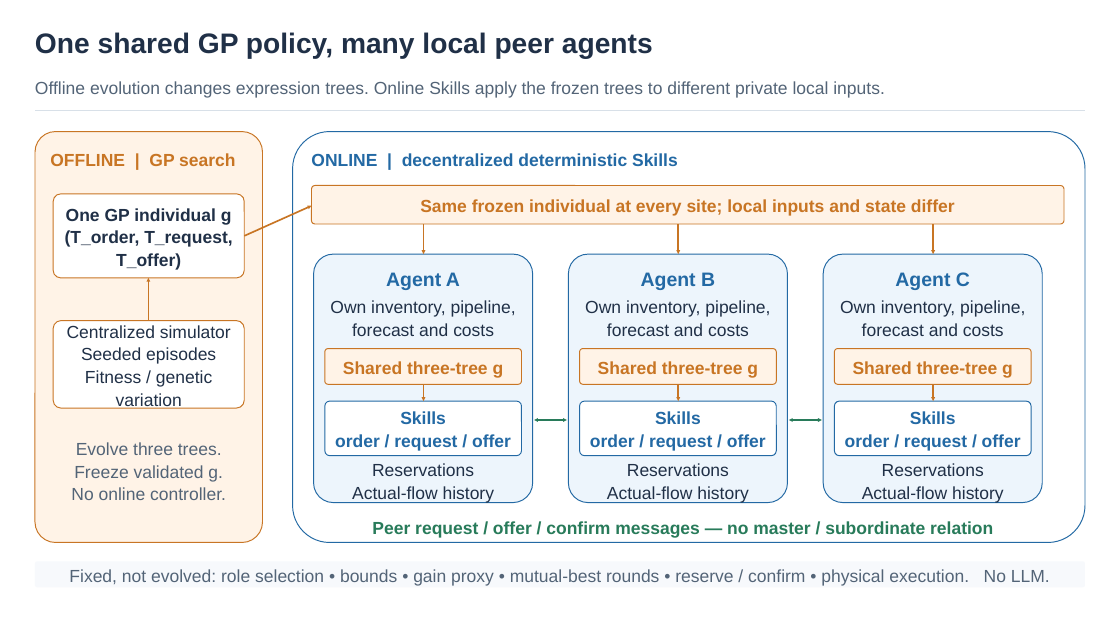
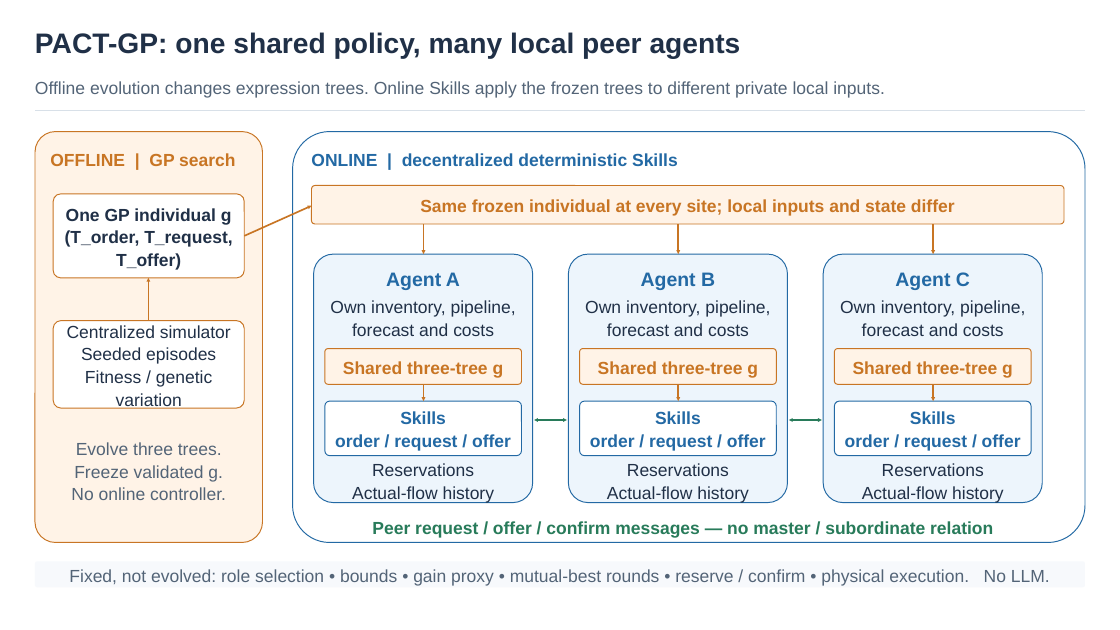
Before and after one commit to MengXu95/InventoryControl, a slide deck: slide 1 of Research/TASE_GP_Agent_Skills/figures/gp_agent_skills/gp_agent_skills_figures.pptx. Drawn at 1120x630 pixels with LibreOffice and Linux fonts; fonts in the diff are those of the drawing. Boxes give left, top, right and bottom in pixels: in the first picture for what was removed or moved away, otherwise in the second. Text is boxed around its words. In the diff, an @@ line names an element or a change of style, - is before the commit and + after.

```diff
--- a/Research/TASE_GP_Agent_Skills/figures/gp_agent_skills/gp_agent_skills_figures.pptx
+++ b/Research/TASE_GP_Agent_Skills/figures/gp_agent_skills/gp_agent_skills_figures.pptx
@@ text at [35, 32, 741, 58]: text changed @@
-One shared GP policy, many local peer agents
+PACT-GP: one shared policy, many local peer agents
```
Also in this commit, not shown: 1 other slide changed, 18 other files.
